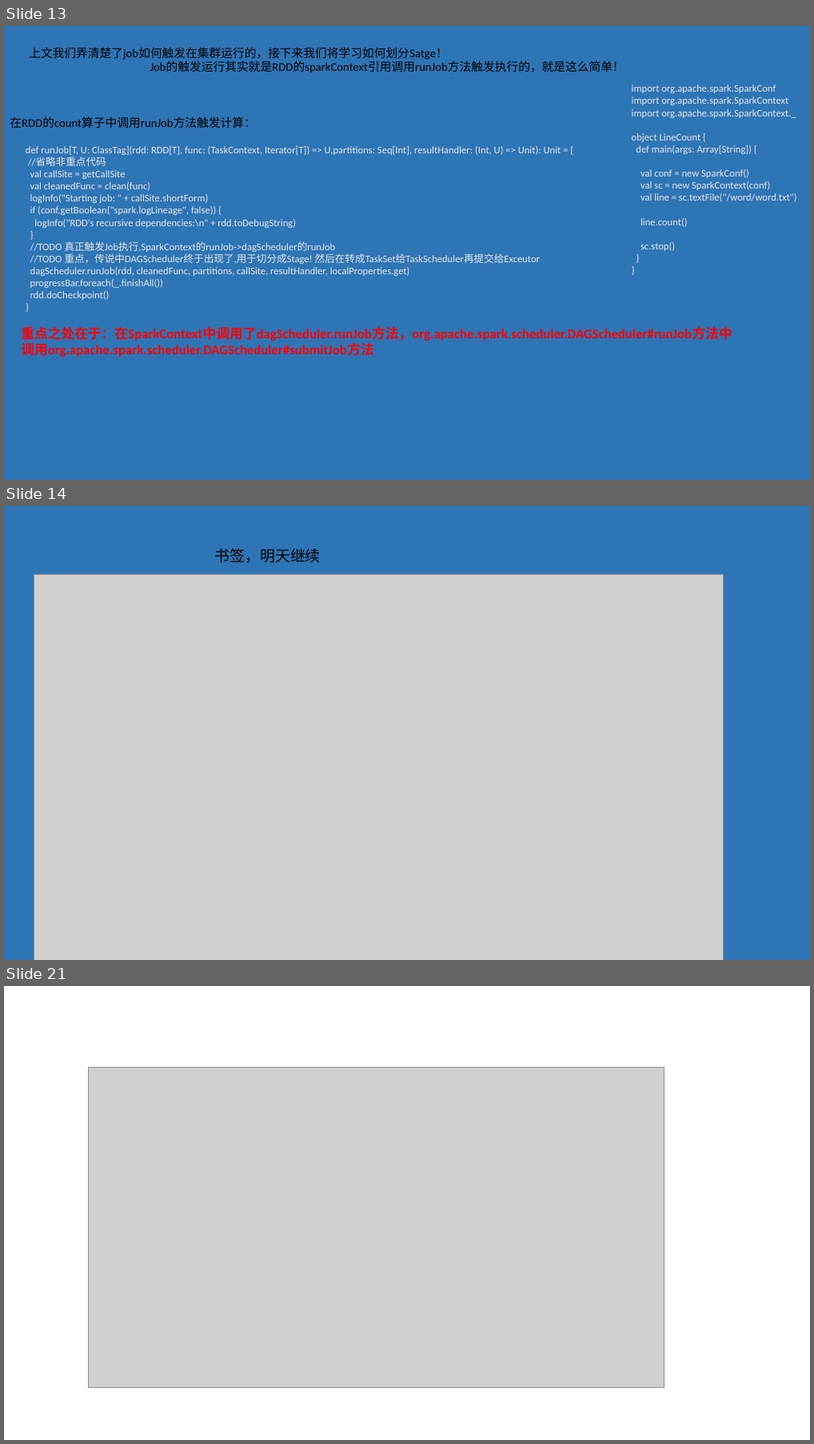
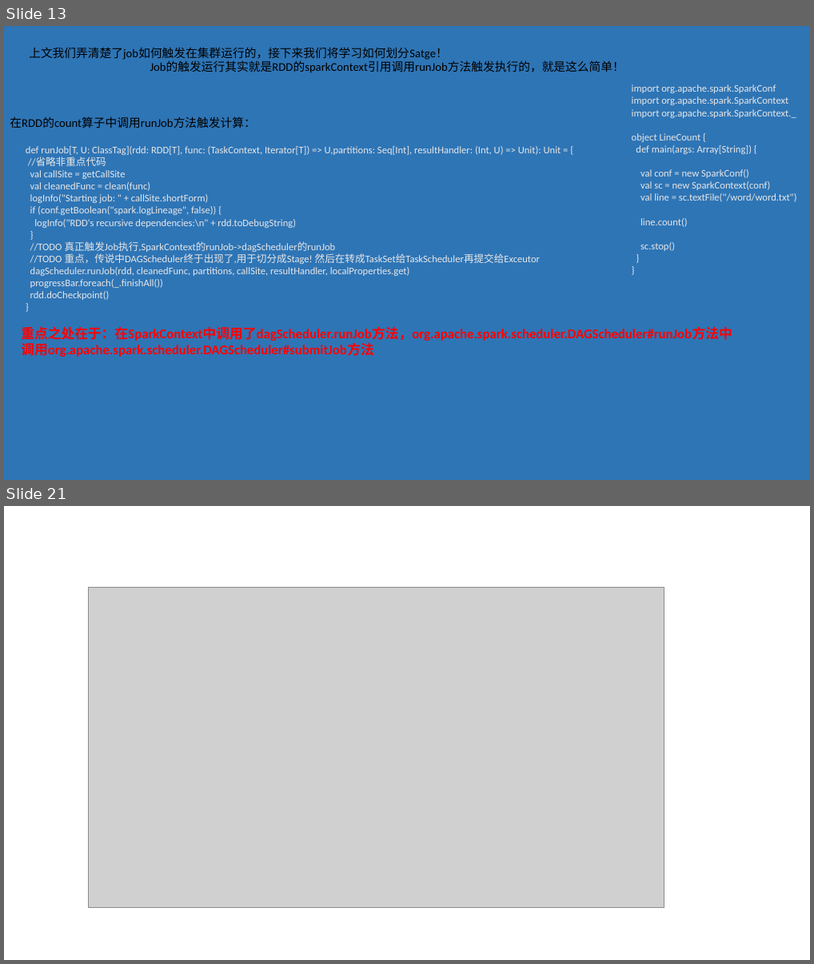
Before and after one commit to Dax1n/Spark2.1.0, a slide deck: Spark阅读源码的笔记.pptx. Shown one above the other, each under a label of ours: slides 13, 14 and 21 before the commit, slides 13 and 21 after it; the slides between them are not shown. The pictures are 814x1444 and 814x964 pixels, drawn with LibreOffice and Linux fonts; fonts in the diff are those of the drawing; grey boxes stand for pictures. Boxes give left, top, right and bottom in pixels: in the first picture for what was removed or moved away, otherwise in the second. Text is boxed around its words. In the diff, an @@ line names an element or a change of style, - is before the commit and + after.

```diff
--- a/Spark阅读源码的笔记.pptx
+++ b/Spark阅读源码的笔记.pptx
@@ slide 14 removed at (4, 506, 810, 960), background #2E75B6 @@
@@ text removed at (215, 548, 321, 563) @@
-书签，明天继续
@@ picture removed at (34, 574, 724, 960) @@
```
Also in this commit, not shown: 5 slides added, 4 other slides removed, 10 other files.
